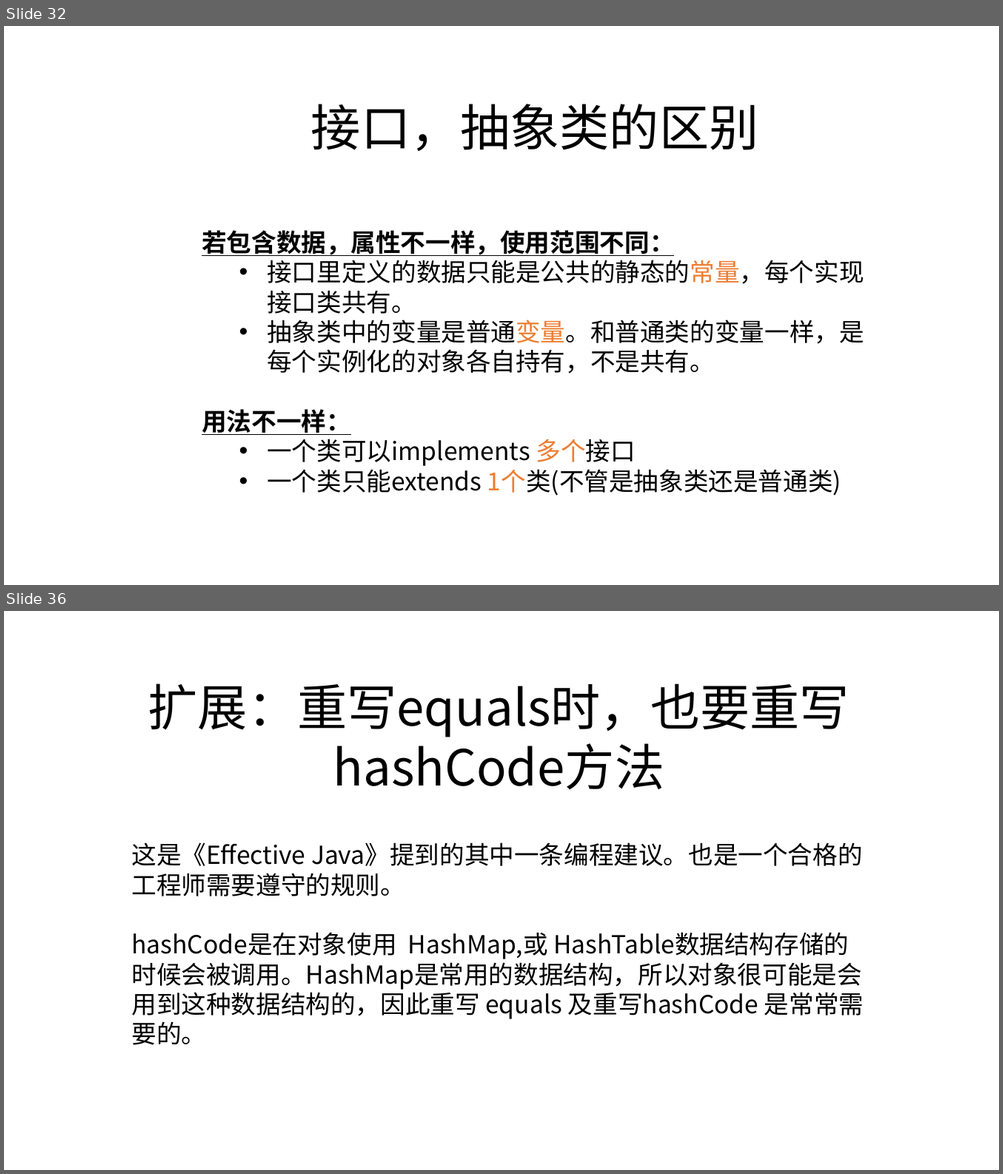
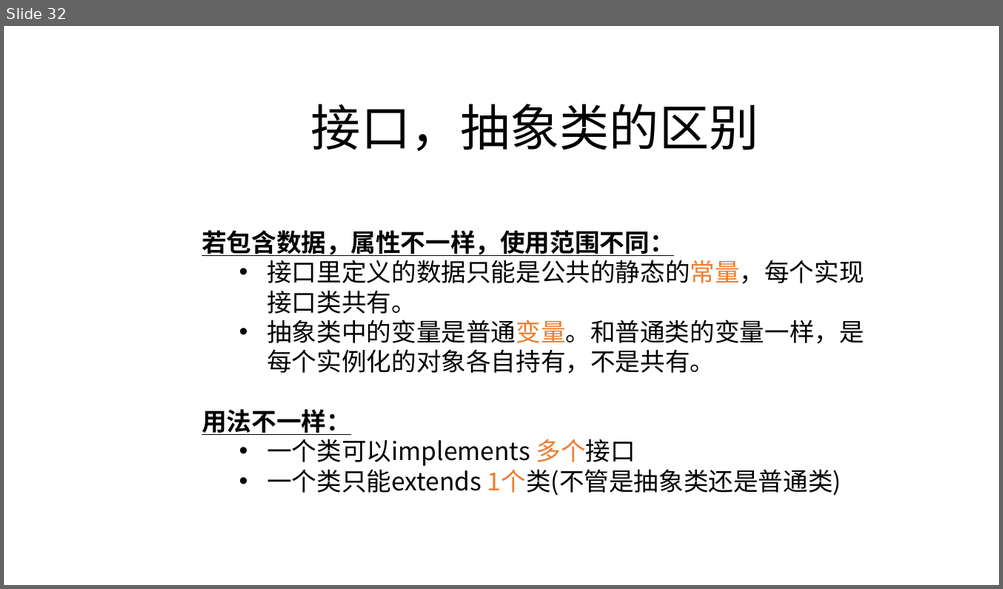
Before and after one commit to zjyesir/hmc_java_1, a slide deck: ppt/12.抽象类和接口.pptx. Shown one above the other, each under a label of ours: slides 32 and 36 before the commit, slide 32 after it; the slides between them are not shown. The pictures are 1003x1174 and 1003x589 pixels, drawn with LibreOffice and Linux fonts; fonts in the diff are those of the drawing; background and template pictures are left out. Boxes give left, top, right and bottom in pixels: in the first picture for what was removed or moved away, otherwise in the second. Text is boxed around its words. In the diff, an @@ line names an element or a change of style, - is before the commit and + after.

```diff
--- a/ppt/12.抽象类和接口.pptx
+++ b/ppt/12.抽象类和接口.pptx
@@ slide 36 removed at [4,611,999,1170], background picture (left out) @@
@@ text removed at [148,684,849,790] @@
-扩展：重写equals时，也要重写hashCode方法
@@ text removed at [131,843,863,1045] @@
-这是《Effective Java》提到的其中一条编程建议。也是一个合格的工程师需要遵守的规则。
-hashCode是在对象使用 HashMap,或 HashTable数据结构存储的时候会被调用。HashMap是常用的数据结构，所以对象很可能是会用到这种数据结构的，因此重写 equals 及重写hashCode 是常常需要的。
```
Also in this commit, not shown: 18 other slides removed.
